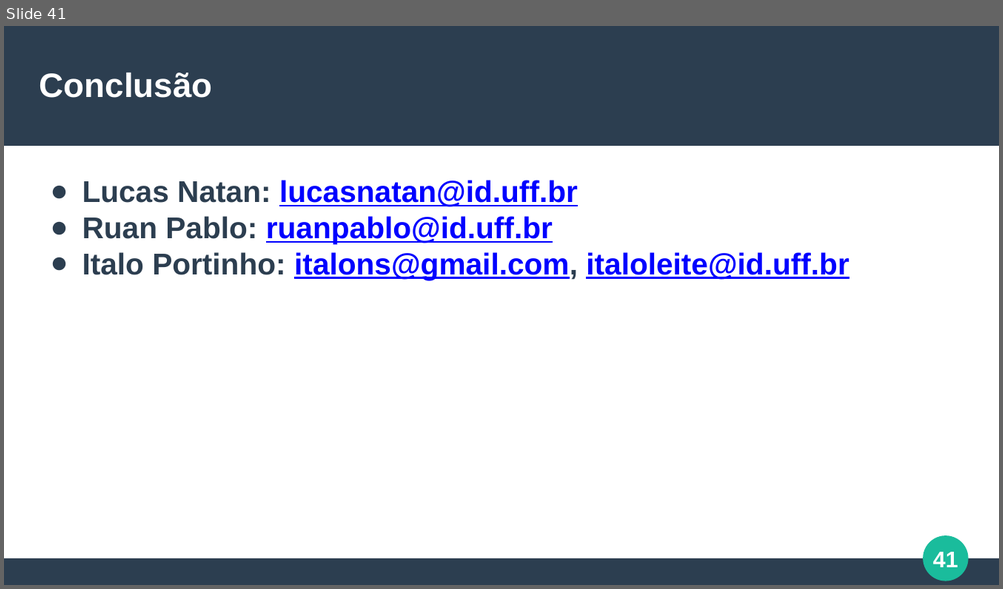
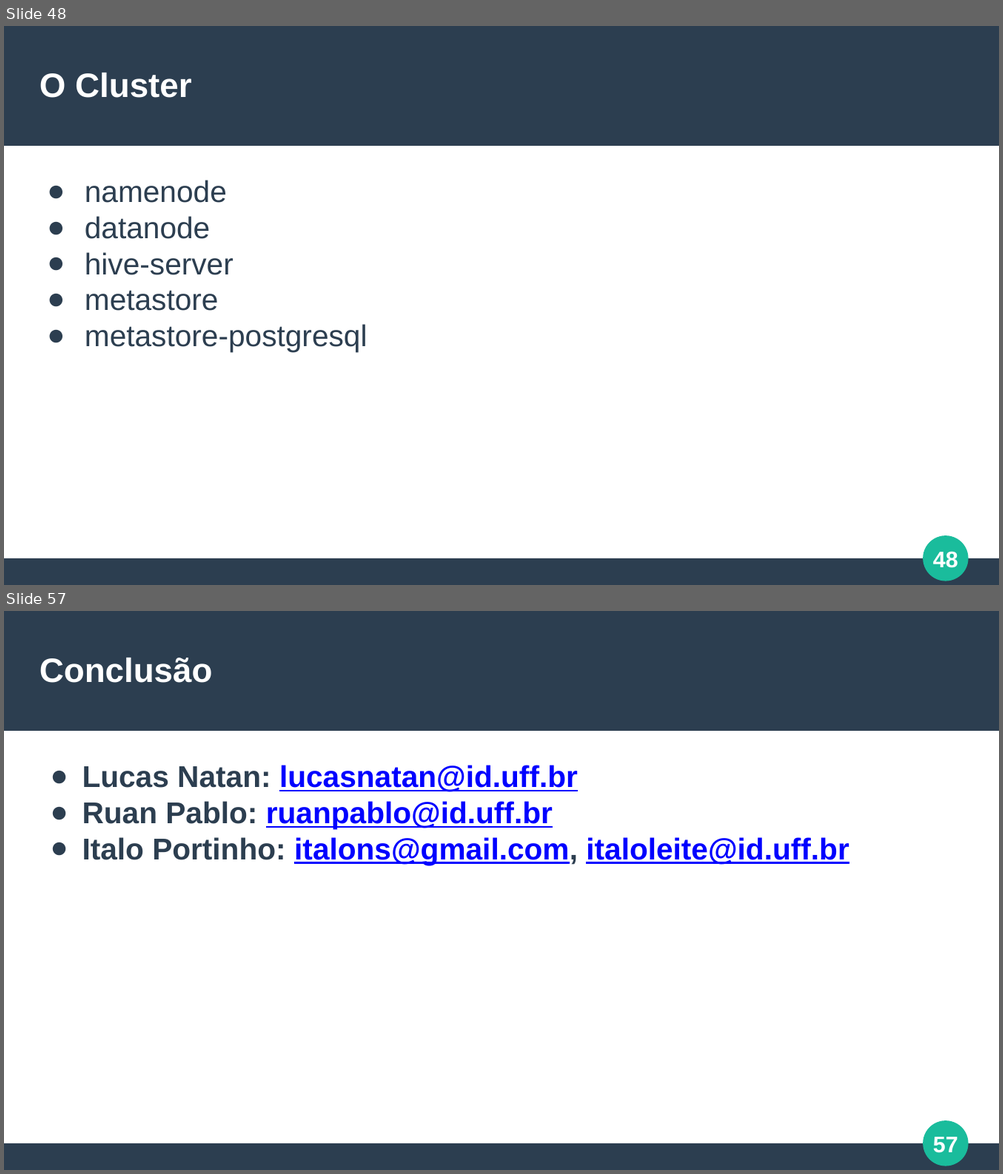
Before and after one commit to italoportinho/trabalho-egov-2024-1, a slide deck: trabalho-pratico/apresentacao_trabalho_pratico_EGOV_2024-1.pptx. Shown one above the other, each under a label of ours: slide 41 before the commit, slides 48 and 57 after it; the slides between them are not shown. The pictures are 1003x589 and 1003x1174 pixels, drawn with LibreOffice and Linux fonts; fonts in the diff are those of the drawing. Boxes give left, top, right and bottom in pixels: in the first picture for what was removed or moved away, otherwise in the second. Text is boxed around its words. In the diff, an @@ line names an element or a change of style, - is before the commit and + after.

```diff
--- a/trabalho-pratico/apresentacao_trabalho_pratico_EGOV_2024-1.pptx
+++ b/trabalho-pratico/apresentacao_trabalho_pratico_EGOV_2024-1.pptx
@@ slide 48 added at [4, 26, 999, 585], background #FFFFFF; not listed: 4 template elements that a slide beside it also shows @@
@@ text added at [40, 73, 191, 98], 27 pt, text #FFFFFF, bold @@
+O Cluster
@@ text added at [85, 180, 367, 352], 24 pt, text #2C3E50 @@
+● namenode
+● datanode
+● hive-server
+● metastore
+● metastore-postgresql
@@ what was slide 41 is now slide 57 @@
@@ page number at [933, 1137, 958, 1153]: text changed @@
-41
+57
```
Also in this commit, not shown: 38 slides changed, 17 other slides added, 2 slides removed.
